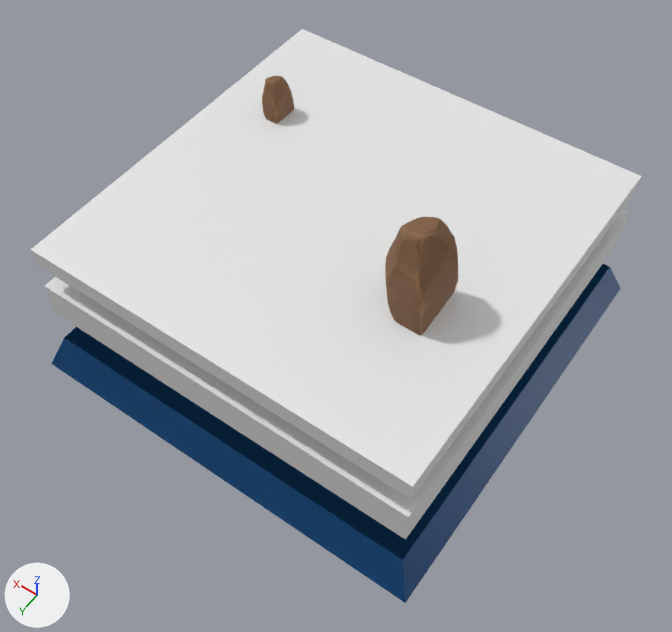
Before and after pictures for a commit that changed the glTF model glbfs/farside.gltf.
The view is the same before and after, from a camera (50 mm lens) standing at (-17.1, 24.7, 38.1) and looking at (-1.6, 3.0, 4.1). Lighting does not change. The marker at lower left points along +X, +Y and +Z. Where no turn or scale is listed for an object, it has been applied to the vertices.
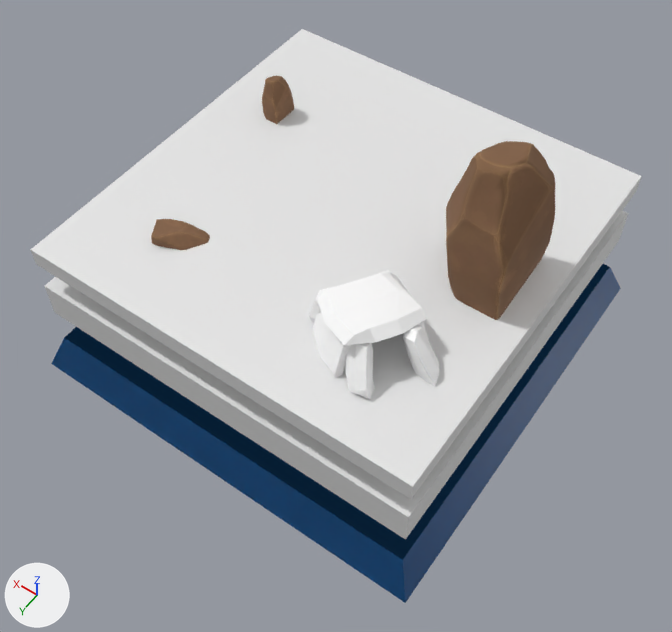
Boxes (x1, y1, x2, y2) around the edits, measured in the pictures (672 x 632 px):
'defaultMaterial.001', moved, rescaled (49% wider, 51% taller)
    before: (385, 217, 458, 335)
    after: (446, 141, 555, 320)
'Cave__0', added
    after: (309, 270, 440, 399)
'defaultMaterial.002', added
    after: (151, 219, 210, 250)

Diff of the bpy script that builds the scene:
```diff
--- a/glbfs/farside.gltf.py
+++ b/glbfs/farside.gltf.py
@@ mat_scene___root @@
+mat_scene___root = principled_material('Scene_-_Root')
+mat_scene___root.base_color = (1.0, 1.0, 1.0)  # white #ffffff
+mat_scene___root.roughness = 0.6
@@ mat_rock_lod0_002 @@
+mat_rock_lod0_002 = bpy.data.materials.new('Rock_lod0.002')
+# uses the picture img_rock_lod0_basecolor
+# uses the picture img_rock_lod0_metallicroughness
+# uses the picture img_rock_lod0_normal
@@ me_cave__0 @@
+me_cave__0.from_pydata(...)  # 204 vertices, 384 faces; spans x -2.18..4.02, y -5.07..0.29, z -0.67..2.55
+me_cave__0.materials.append(mat_scene___root)  # white #ffffff
@@ me_defaultmaterial_002 @@
+me_defaultmaterial_002.from_pydata(...)  # 749 vertices, 1494 faces; spans x -2.01..0.69, y -1.46..0.52, z -0.94..0.58
+me_defaultmaterial_002.materials.append(mat_rock_lod0_002)
@@ ob_defaultmaterial_001 @@
 ob_defaultmaterial_001.parent = ob_rock_lod0_001
-ob_defaultmaterial_001.location = (-5.353, -0.816, 0.0)
-ob_defaultmaterial_001.scale = (2.0, 2.0, 2.0)
+ob_defaultmaterial_001.location = (-6.901, -0.816, -3.174)
+ob_defaultmaterial_001.scale = (3.0, 3.0, 3.0)
@@ ob_cave__0 @@
+ob_cave__0 = bpy.data.objects.new('Cave__0', me_cave__0)
+ob_cave__0.location = (-6.18, 7.71, 7.31)
@@ ob_defaultmaterial_002 @@
+ob_defaultmaterial_002 = bpy.data.objects.new('defaultMaterial.002', me_defaultmaterial_002)
+ob_defaultmaterial_002.location = (5.75, 6.14, 7.48)
```
